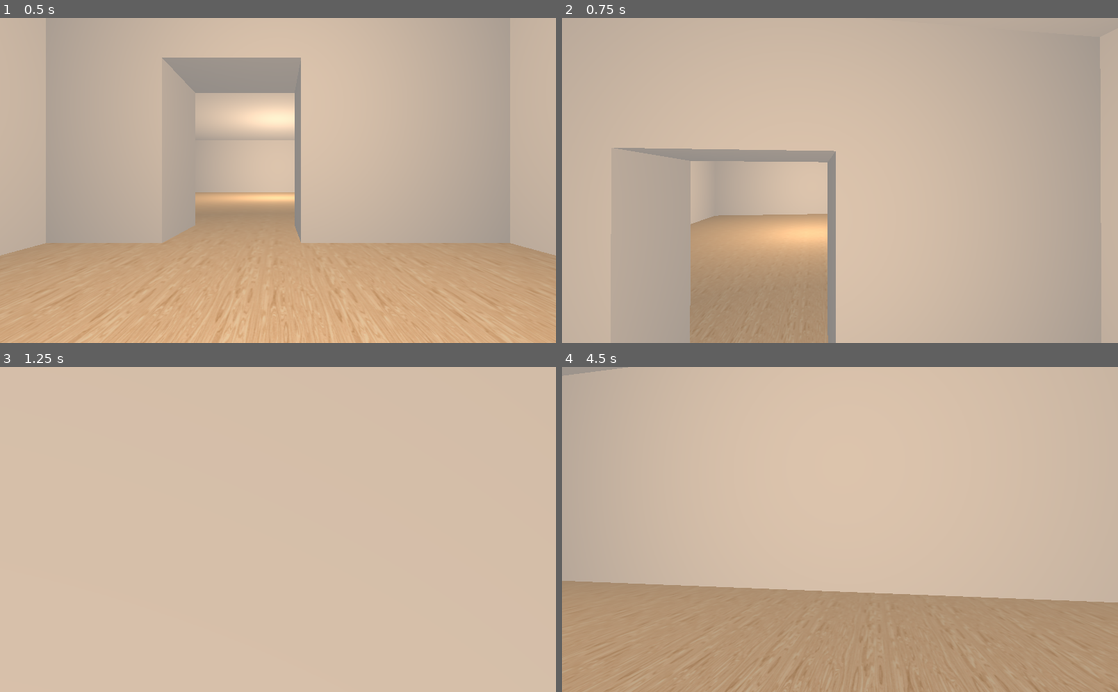
Above: before the commit, frames 1-4 (two rows, left to right).
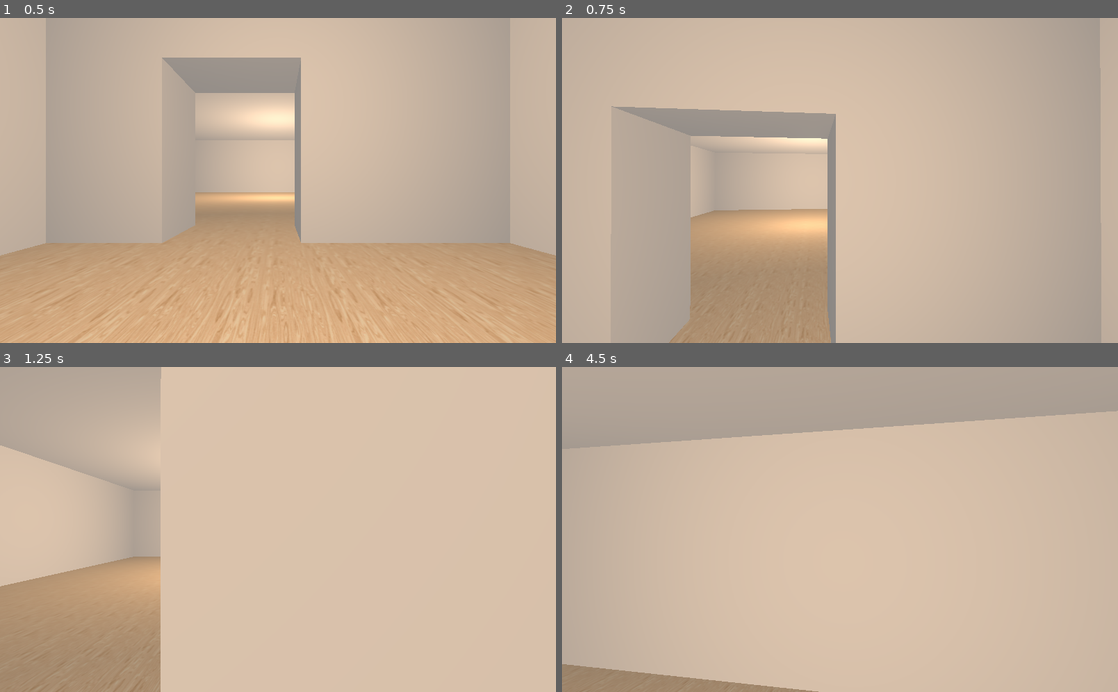
Above: after the commit, the same moments.

Repository: m4ym4y/museum-of-all-things
Game: Godot game, scene res://Main.tscn
The game is run twice, just before and just after one commit, with the same random seed, the same clock (stepped at 60 frames per second) and the same inputs.
Inputs (mouse positions are in pixels of both pictures, inside the frame that each line leads up to):
- Up to frame 1 (0.5 s): no input
- Up to frame 2 (0.75 s): tap Enter at 0.5 s; move the mouse to (867, 180) at 0.52 s; hold W (move_forward) from 0.53 s (still down); hold Space (jump) from 0.53 s (still down)
- Up to frame 3 (1.25 s): keep holding W (move_forward); keep holding Space (jump)
- Up to frame 4 (4.5 s): keep holding W (move_forward); move the mouse to (812, 529) at 1.27 s; release Space (jump) at 1.28 s; click (812, 529) at 1.35 s; tap Space (jump) at 1.52, 1.55, 1.82, 2.3, 2.85, 3.02, 3.32, 3.77, 3.8, 4.07 s; move the mouse to (851, 523) at 2.02 s; hold Ctrl (crouch) 2.03-2.78 s; move the mouse to (834, 536) at 2.77 s; move the mouse to (878, 532) at 3.52 s; press the mouse at (878, 532) at 3.53 s; move the mouse to (795, 526) at 4.27 s; release the mouse at (795, 526) at 4.28 s; tap Ctrl (crouch) at 4.35 s

Frame 1 is identical in both runs. In frame 2, 6.1% of the frame differs, in the area x 8-50%, y 27-100%; in frame 3, 18%; in frame 4, 46%, in the area x 0-100%, y 0-100%.

Commit message:
jump impulse

Diff:
--- a/Player.tscn
+++ b/Player.tscn
@@ -17,7 +17,7 @@
 
 [node name="Player" type="KinematicBody"]
 script = ExtResource( 1 )
-jump_impulse = 15
+jump_impulse = 12
 
 [node name="Pivot" type="Spatial" parent="."]
 transform = Transform( 1, 0, 0, 0, 1, 0, 0, 0, 1, 0, 1.35, 0 )
